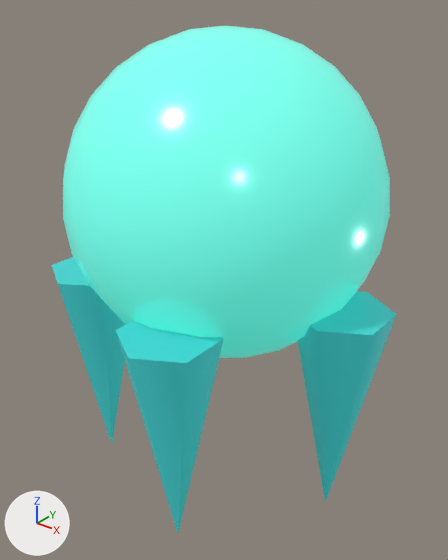
A saved change to the glTF model client/public/models/neon_wisp.glb.
Both versions are drawn from a 50 mm camera at (0.927, -1.165, 1.598) aimed at (0.012, -0.022, 0.889). The axes (+X, +Y, +Z) are drawn at lower left. The lights are the same throughout. The picture after the commit comes second. Where no turn or scale is listed for an object, it has been applied to the vertices.
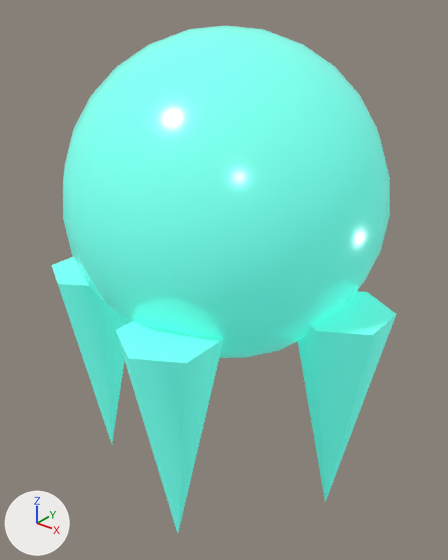
Edits to the bpy script that builds the scene:
```text
Change mat_material_1:
    mat_material_1.base_color: (0.0513, 0.527, 0.527) -> (0.216, 0.871, 0.745)  # cyan #40c0c0 -> cyan #80f0e0
    mat_material_1.emission_color: (0.0103, 0.144, 0.144) -> (0.0232, 0.352, 0.279)  # dark cyan #1a6a6a -> cyan #2aa090
Change mat_material_2:
    mat_material_2.base_color: (0.0513, 0.527, 0.527) -> (0.216, 0.871, 0.745)  # cyan #40c0c0 -> cyan #80f0e0
    mat_material_2.emission_color: (0.0103, 0.144, 0.144) -> (0.0232, 0.352, 0.279)  # dark cyan #1a6a6a -> cyan #2aa090
Change mat_material_3:
    mat_material_3.base_color: (0.0513, 0.527, 0.527) -> (0.216, 0.871, 0.745)  # cyan #40c0c0 -> cyan #80f0e0
    mat_material_3.emission_color: (0.0103, 0.144, 0.144) -> (0.0232, 0.352, 0.279)  # dark cyan #1a6a6a -> cyan #2aa090
```

Location of each change, [x1, y1, x2, y2] in pixels of the pictures (448 x 560 px):
'Mesh_2', recoloured (lighter)
    both: [116, 321, 224, 533]
'Mesh_1', recoloured (lighter)
    both: [298, 291, 396, 502]
'Mesh_3', recoloured (lighter)
    both: [52, 257, 125, 443]
